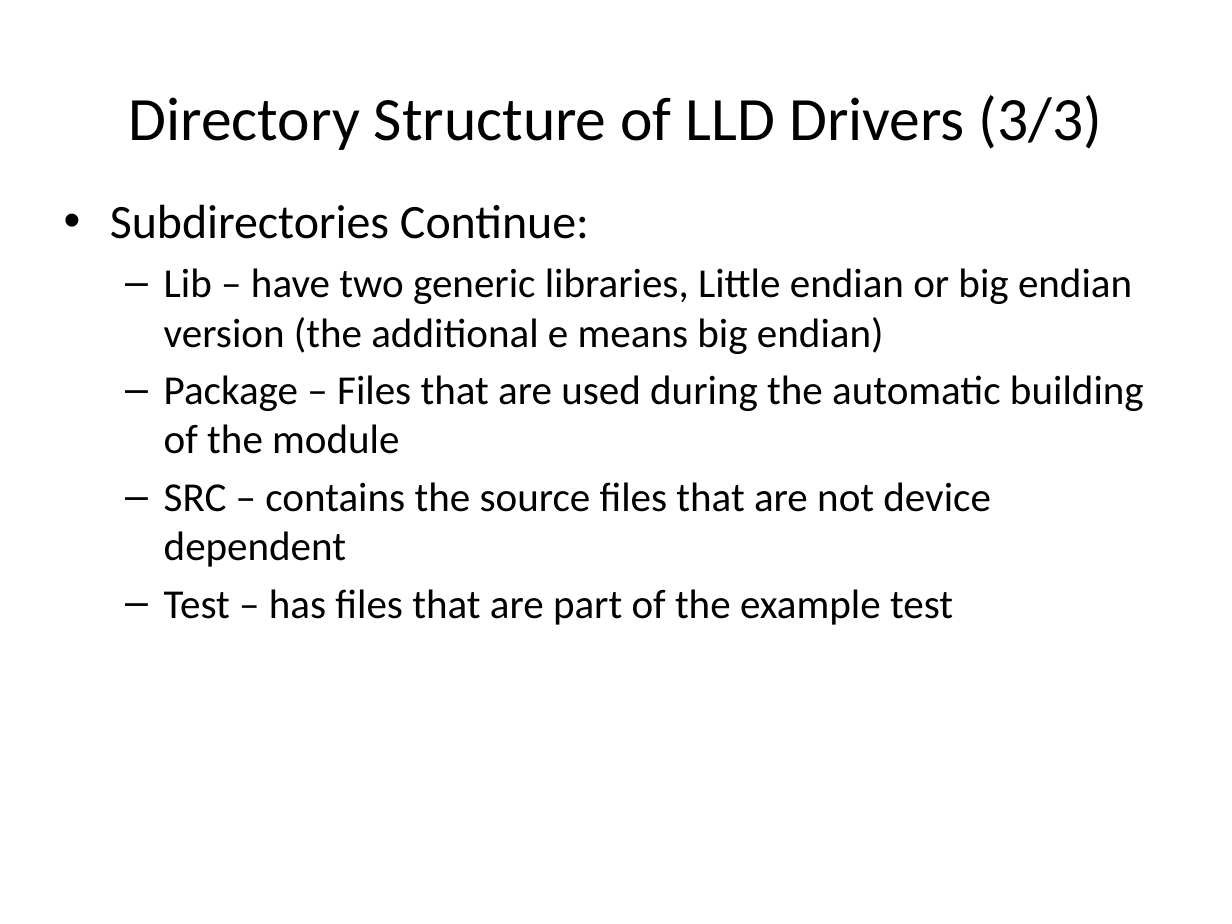
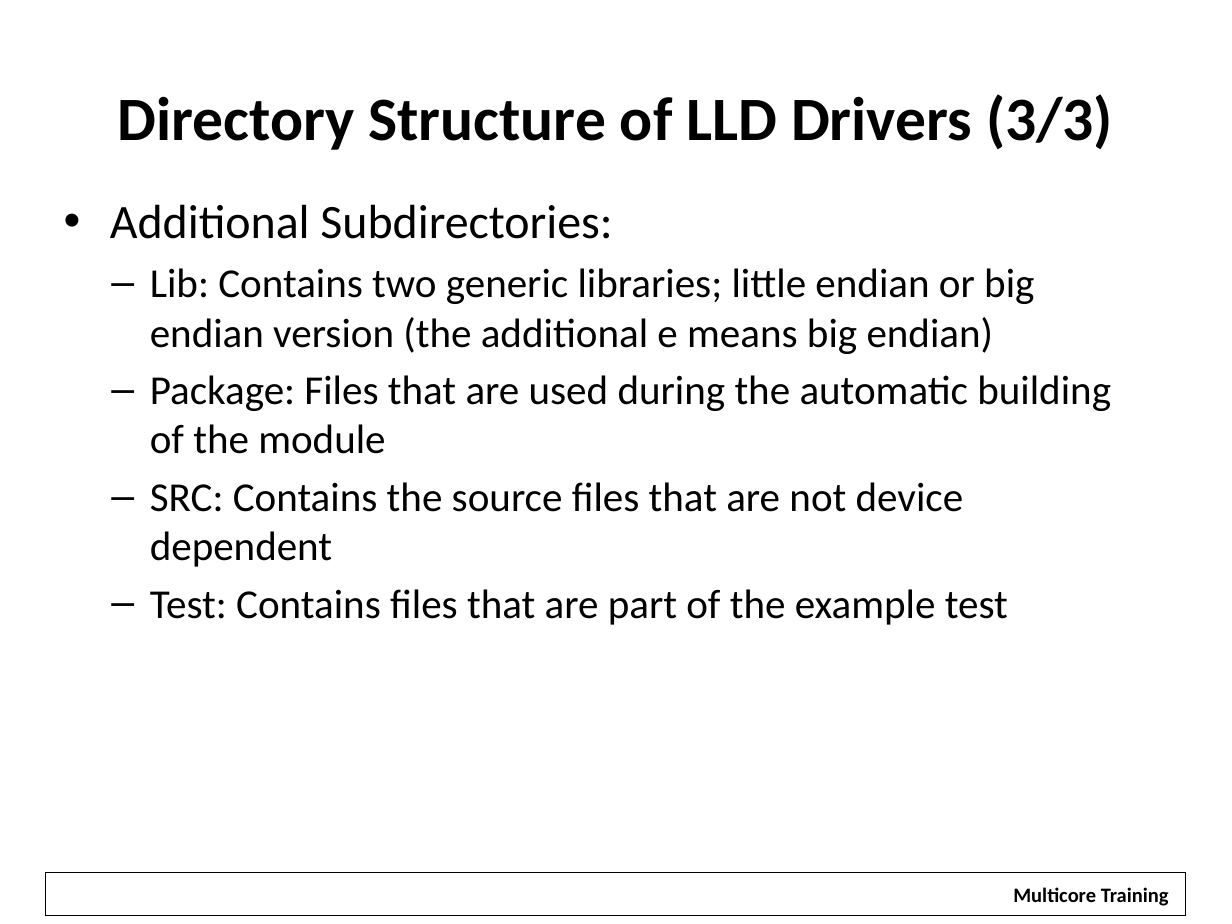
Before and after one commit to hari1989/keystone-workshop, a slide deck: slide 42 of preliminary/Working/presentations/KeyStone Peripherals Usage.pptx (slide 41 before the commit). Drawn at 1232x924 pixels with LibreOffice and Linux fonts; fonts in the diff are those of the drawing; background and template pictures are left out. Boxes give left, top, right and bottom in pixels: in the first picture for what was removed or moved away, otherwise in the second. Text is boxed around its words. In the diff, an @@ line names an element or a change of style, - is before the commit and + after.

```diff
--- a/preliminary/Working/presentations/KeyStone Peripherals Usage.pptx
+++ b/preliminary/Working/presentations/KeyStone Peripherals Usage.pptx
@@ title "Directory Structure of LLD Drivers ..." at <box>118,94,1113,150</box>: bold on @@
@@ text at <box>110,204,1111,625</box>: text changed @@
-• Subdirectories Continue:
-  – Lib – have two generic libraries, Little endian or big endian version (the additional e means big endian)
-  – Package – Files that are used during the automatic building of the module
-  – SRC – contains the source files that are not device dependent
-  – Test – has files that are part of the example test
+• Additional Subdirectories:
+  – Lib: Contains two generic libraries; little endian or big endian version (the additional e means big endian)
+  – Package: Files that are used during the automatic building of the module
+  – SRC: Contains the source files that are not device dependent
+  – Test: Contains files that are part of the example test
@@ rectangle added at <box>46,872,1186,915</box>, outline #000000 0.75 pt @@
@@ rectangle added at <box>999,876,1181,913</box>, fill #FFFFFF, 12 pt, text #000000, bold @@
+Multicore Training
```
Also in this commit, not shown: 83 other slides changed, 8 slides added, 5 slides removed.
